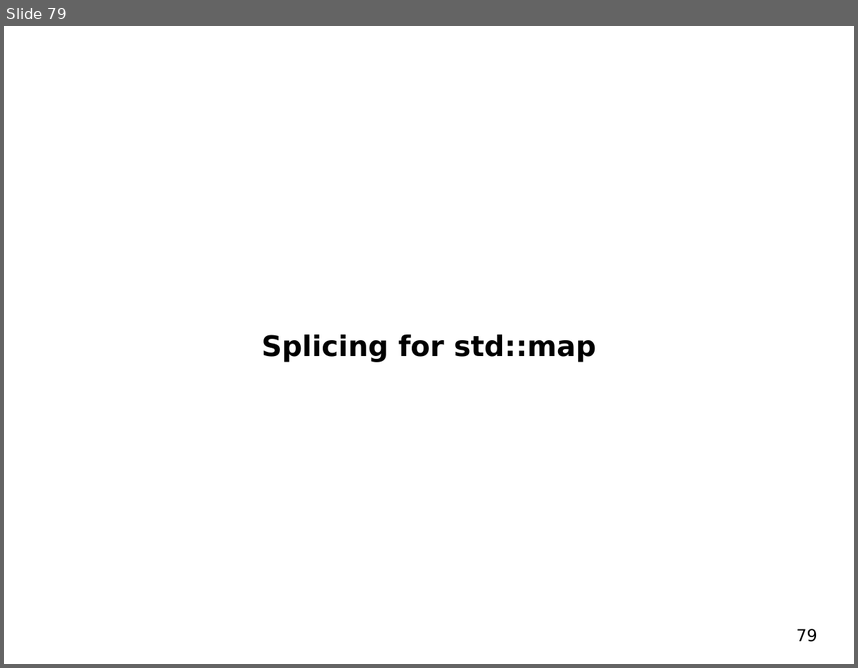
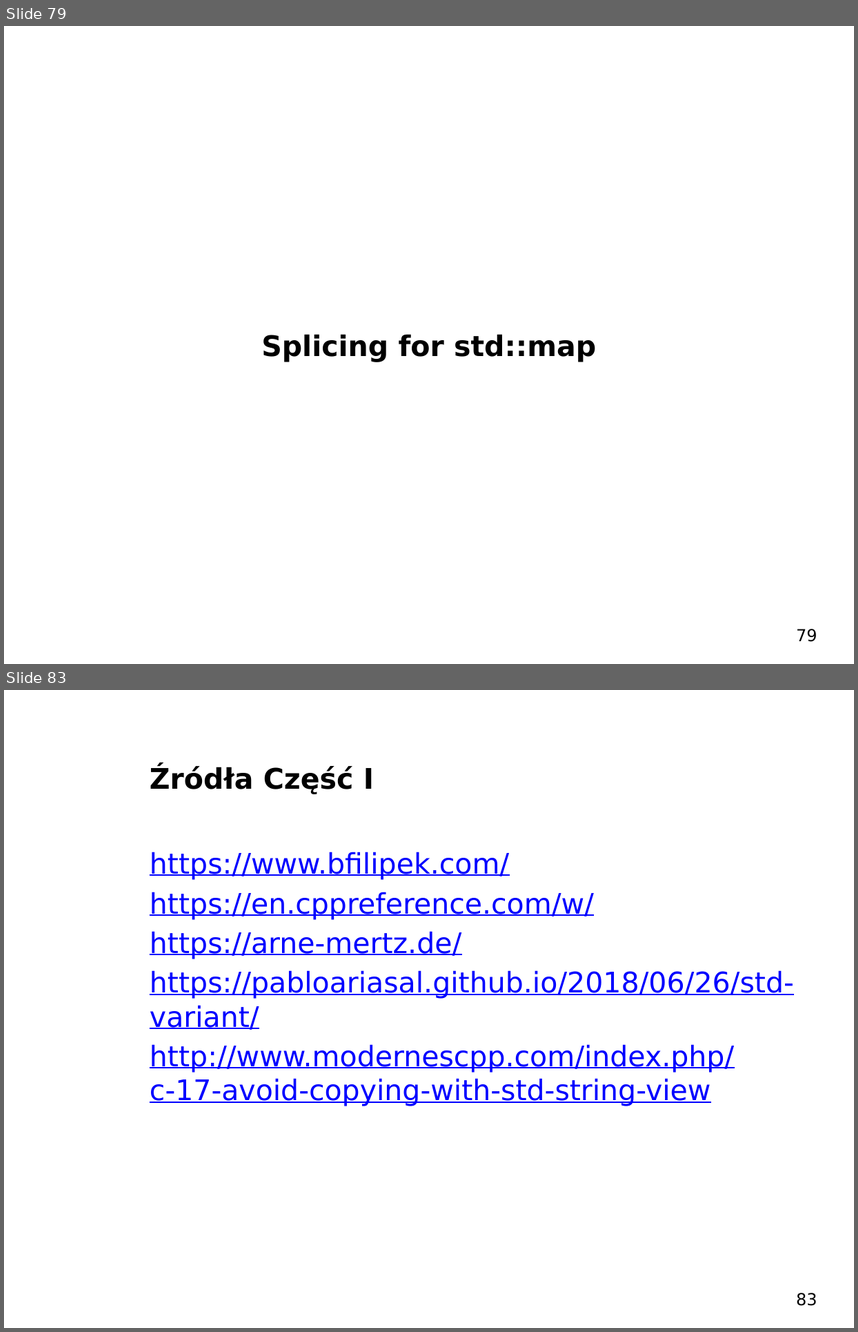
Before and after one commit to WektorZabrze/ADV_13_12_2018, a slide deck: ADV_sem_cz2.pptx. Shown one above the other, each under a label of ours: slide 79 before the commit, slides 79 and 83 after it; the slides between them are not shown. The pictures are 858x668 and 858x1332 pixels, drawn with LibreOffice and Linux fonts; fonts in the diff are those of the drawing; background and template pictures are left out. Boxes give left, top, right and bottom in pixels: in the first picture for what was removed or moved away, otherwise in the second. Text is boxed around its words. In the diff, an @@ line names an element or a change of style, - is before the commit and + after.

```diff
--- a/ADV_sem_cz2.pptx
+++ b/ADV_sem_cz2.pptx
@@ slide 83 added at [4,690,854,1328], background picture (left out); not listed: 1 template element that a slide beside it also shows @@
@@ text added at [150,766,374,794], 24 pt, text #000000, bold @@
+Źródła Część I
@@ text added at [150,851,794,1106], 24 pt, text #0000FF, underline @@
+https://www.bfilipek.com/
+https://en.cppreference.com/w/
+https://arne-mertz.de/
+https://pabloariasal.github.io/2018/06/26/std-variant/
+http://www.modernescpp.com/index.php/c-17-avoid-copying-with-std-string-view
```
Also in this commit, not shown: 34 slides changed, 1 slide removed, 2 other files.
